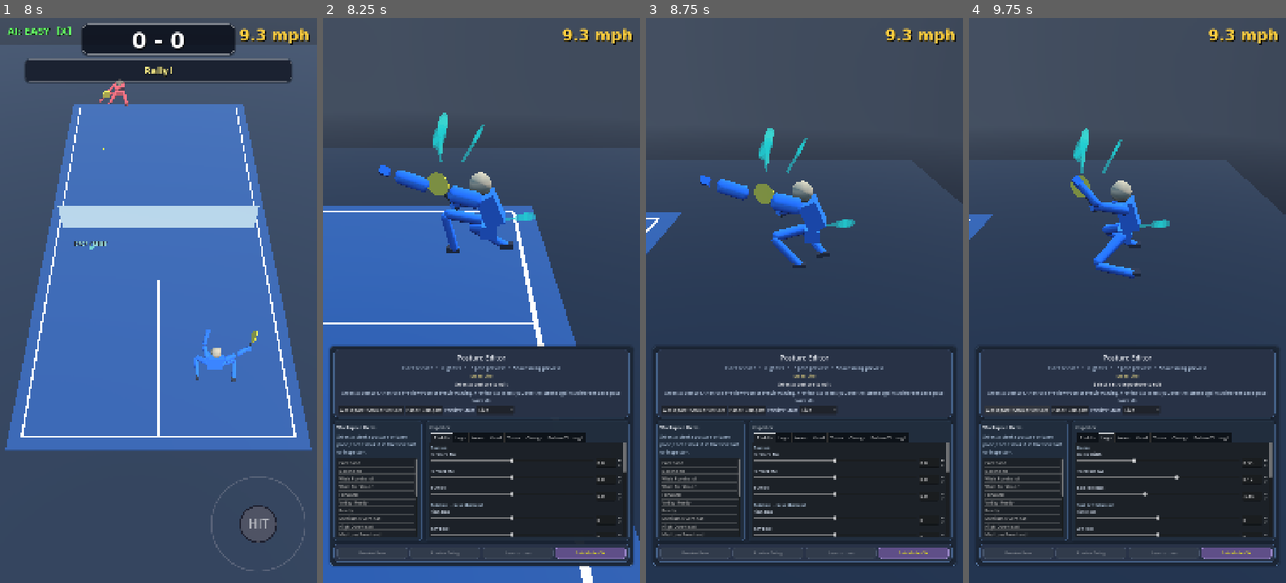
Above: before the commit, frames 1-4 (left to right).
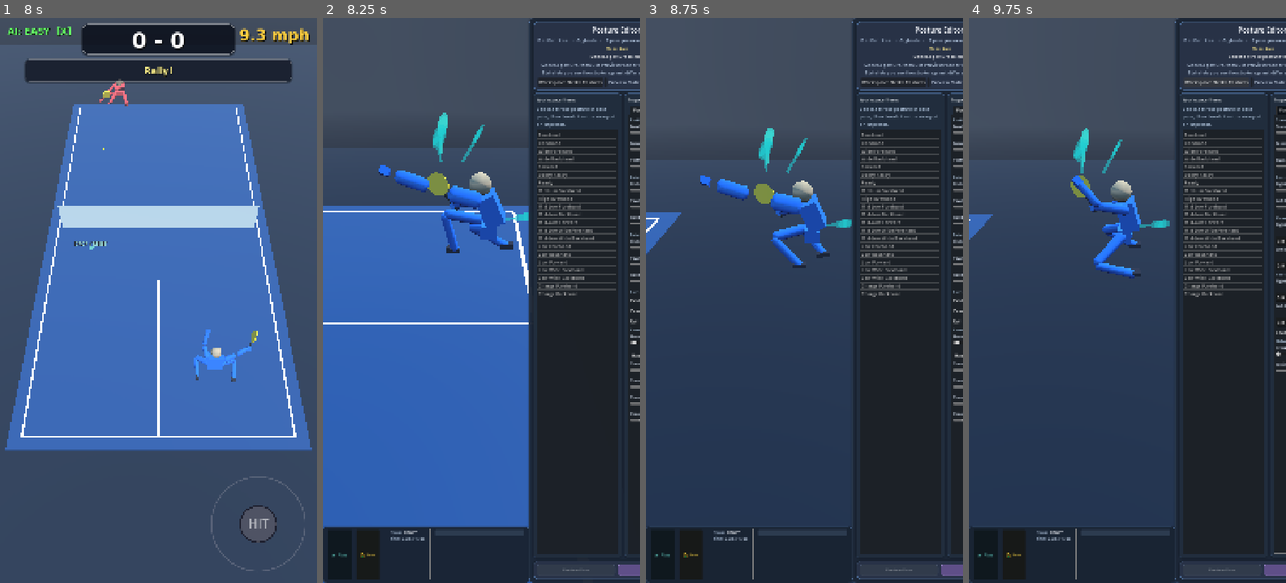
Above: after the commit, the same moments.

Repository: pyroboy/pickleball-godot
Game: Godot game, scene res://scenes/game.tscn
Two runs of this game, one before a commit and one after it. Both use one fixed random seed, a clock stepped at 60 frames per second and the inputs below.
Inputs (mouse positions are in pixels of both pictures, inside the frame that each line leads up to):
- Up to frame 1 (8 s): tap Enter at 0.5 s; move the mouse to (228, 272) at 0.52 s; hold D (move_right) 0.53-1.25 s; hold T 0.53-1.25 s; click (228, 272) at 0.67 s; tap Space (ui_accept) at 0.77, 1.07, 3.77, 4.07, 6.77, 7.07 s; drag from (95, 328) to (142, 413) at 1.27 s; move the mouse to (190, 176) at 2.02 s; hold D (move_right) 2.03-2.75 s; tap 7 at 2.1 s; drag from (142, 413) to (63, 215) at 2.77 s; move the mouse to (253, 385) at 3.52 s; hold A (move_left) 3.53-4.25 s; tap Y at 3.6 s; drag from (63, 215) to (110, 159) at 4.27 s; move the mouse to (174, 300) at 5.02 s; hold S (move_down) 5.03-5.75 s; tap I at 5.1 s; click (174, 300) at 5.17 s; drag from (110, 159) to (95, 328) at 5.77 s; move the mouse to (228, 272) at 6.52 s; hold W (move_up) 6.53-7.25 s; hold O 6.53-7.25 s; drag from (95, 328) to (142, 413) at 7.27 s
- Up to frame 2 (8.25 s): tap Space (ui_accept) at 8 s; move the mouse to (513, 176) at 8.02 s; hold S (move_down) from 8.03 s (still down); hold E from 8.03 s (still down)
- Up to frame 3 (8.75 s): keep holding S (move_down); keep holding E
- Up to frame 4 (9.75 s): release S (move_down) at 8.75 s; release E at 8.75 s; click "Workspace: Stroke Postures" at 8.75 s; click "Workspace: Base Poses" at 9.5 s

Frame 1 is identical in both runs. In frame 2, 48% of the frame differs, in the area x 0-100%, y 0-100%; in frame 3, 36%; in frame 4, 35%.

Commit message:
feat: transport bar as sibling of posture editor, shown/hidden with E toggle
- Extract transport bar as sibling of posture_editor_ui on canvas (not child)
  so it can span viewport 0.0-0.65 independently of the editor's 0.65-0.98 space
- Transport bar hidden at game startup; shown only when posture editor opens (E key)
- Add get_total_duration() to TransitionPlayer and fix tp.has() bug in _update_transport_ui
- Fix _resize_transport_bar: remove duplicate UI building code, fix CanvasLayer type cast
- Right-side posture editor panel (0.65-0.98 anchors) now persistent, not overridden

Diff:
--- a/scripts/game.gd
+++ b/scripts/game.gd
@@ -101,6 +101,7 @@
 
 # ── Reaction button ──────────────────────────────────────────────────────────
 var posture_editor_ui
+var _transport_bar: Control
 var reaction_button
 var _in_slow_mo: bool = false
 
@@ -415,6 +416,12 @@
 	canvas.add_child(posture_editor_ui)
 	if player_left:
 		posture_editor_ui.set_player(player_left)
+
+	# Transport bar — sibling of posture_editor_ui on canvas (spans viewport 0.0-0.65)
+	# Hidden by default; shown only when posture editor is open.
+	_transport_bar = posture_editor_ui.build_transport_bar()
+	_transport_bar.visible = false
+	canvas.add_child(_transport_bar)
 
 	# Sound tune panel — created via game_sound_tune subsystem
 	# (called after _setup_subsystems so game_sound_tune is initialized)
@@ -855,6 +862,8 @@
 		reaction_button.visible = false
 	if player_left and player_left.posture:
 		player_left.posture.set_ghosts_visible(true)
+	if _transport_bar:
+		_transport_bar.visible = true
 	_expand_window_for_editor()
 	if camera_rig != null and camera_rig.camera != null:
 		_editor_previous_camera_mode = camera_rig.orbit_mode
@@ -871,6 +880,8 @@
 		scoreboard_ui.show_all_hud()
 	if player_left and player_left.posture:
 		player_left.posture.set_ghosts_visible(debug_visuals_visible)
+	if _transport_bar:
+		_transport_bar.visible = false
 	_restore_window_after_editor()
 	if camera_rig != null and camera_rig.camera != null:
 		camera_rig.orbit_mode = _editor_previous_camera_mode
--- a/scripts/posture_editor/transition_player.gd
+++ b/scripts/posture_editor/transition_player.gd
@@ -116,6 +116,9 @@
 		accumulated += phase_durations[phase]
 	return 1.0
 
+func get_total_duration() -> float:
+	return _total_duration
+
 func is_playing() -> bool:
 	return _playing
 
--- a/scripts/posture_editor_ui.gd
+++ b/scripts/posture_editor_ui.gd
@@ -73,16 +73,24 @@
 # Transition player (Wave 4)
 var _transition_player = null
 
+# Transport bar (Wave 5)
+var _transport_bar: Control
+var _transport_play_btn: Button
+var _transport_save_btn: Button
+var _transport_phase_label: Label
+var _transport_time_label: Label
+var _transport_progress: ProgressBar
+
 func _init() -> void:
 	_library = load("res://scripts/posture_library.gd").new()
 	_base_pose_library = load("res://scripts/base_pose_library.gd").new()
 
 func _ready() -> void:
-	# Bottom-docked editor sheet so the player stays visible above the controls.
-	anchor_left = 0.02
+	# Right-side editor sheet so the player stays visible on the left.
+	anchor_left = 0.65
 	anchor_right = 0.98
-	anchor_top = 0.58
-	anchor_bottom = 0.97
+	anchor_top = 0.0
+	anchor_bottom = 1.0
 	offset_left = 0.0
 	offset_top = 0.0
 	offset_right = 0.0
@@ -308,7 +316,7 @@
 	footer_margin.add_theme_constant_override("margin_bottom", 10)
 	footer.add_child(footer_margin)
 
-	# Bottom buttons
+	# Bottom buttons row (Preview Pose and Solo Mode only — Play/Save moved to transport bar)
 	var hbox := HBoxContainer.new()
 	hbox.add_theme_constant_override("separation", 8)
 	footer_margin.add_child(hbox)
@@ -320,20 +328,6 @@
 	_style_action_button(_trigger_pose_button, Color(0.33, 0.54, 0.76))
 	hbox.add_child(_trigger_pose_button)
 
-	_transition_button = Button.new()
-	_transition_button.text = "Preview Swing"
-	_transition_button.pressed.connect(_on_play_transition)
-	_transition_button.disabled = true
-	_style_action_button(_transition_button, Color(0.31, 0.64, 0.62))
-	hbox.add_child(_transition_button)
-
-	_save_button = Button.new()
-	_save_button.text = "Save to .tres"
-	_save_button.pressed.connect(_on_save)
-	_save_button.disabled = true
-	_style_action_button(_save_button, Color(0.86, 0.73, 0.25), true)
-	hbox.add_child(_save_button)
-
 	_solo_mode_button = Button.new()
 	_solo_mode_button.text = "Solo Mode: ON"
 	_solo_mode_button.pressed.connect(_on_toggle_solo_mode)
@@ -343,7 +337,172 @@
 	_big_save_button = null
 	_update_save_button_state()
 	_update_workspace_ui()
-	_apply_layout_preset()
+	# NOTE: right-side anchors (0.65-0.98) are set above in _ready().
+	# _apply_layout_preset() is NOT called here — it's only for the old
+	# bottom-docked HALF/WIDE presets triggered by the layout button.
+	# Transport bar is built by _build_transport_bar() and added to the
+	# canvas as a sibling of posture_editor_ui by game.gd.
+
+## Builds the transport bar Control and returns it.
+## Called by game.gd after posture_editor_ui is added to the canvas.
+## The bar spans the LEFT 65% of the FULL viewport, bottom-aligned.
+func build_transport_bar() -> Control:
+	_transport_bar = Control.new()
+	_transport_bar.name = "TransportBar"
+	_transport_bar.anchor_left = 0.0
+	_transport_bar.anchor_right = 1.0
+	_transport_bar.anchor_top = 0.0
+	_transport_bar.anchor_bottom = 1.0
+	_transport_bar.offset_left = 0
+	_transport_bar.offset_top = 0
+	_transport_bar.offset_right = 0
+	_transport_bar.offset_bottom = 0
+	_transport_bar.z_index = 10
+	_transport_bar.tree_entered.connect(_on_transport_bar_tree_entered)
+	return _transport_bar
+
+func _on_transport_bar_tree_entered() -> void:
+	# Build UI and set size once we have access to the parent viewport size.
+	await get_tree().process_frame
+	_build_transport_bar_ui()
+	_resize_transport_bar()
+
+func _build_transport_bar_ui() -> void:
+	if not _transport_bar:
+		return
+
+	var transport_panel := PanelContainer.new()
+	transport_panel.anchor_right = 1.0
+	transport_panel.anchor_bottom = 1.0
+	transport_panel.add_theme_stylebox_override("panel", _make_panel_style(Color(0.10, 0.14, 0.20, 0.97), Color(0.28, 0.40, 0.56, 0.95), 12))
+	_transport_bar.add_child(transport_panel)
+
+	var transport_m := MarginContainer.new()
+	transport_m.anchor_right = 1.0
+	transport_m.anchor_bottom = 1.0
+	transport_m.add_theme_constant_override("margin_left", 16)
+	transport_m.add_theme_constant_override("margin_right", 16)
+	transport_m.add_theme_constant_override("margin_top", 10)
+	transport_m.add_theme_constant_override("margin_bottom", 10)
+	transport_panel.add_child(transport_m)
+
+	var transport_hbox := HBoxContainer.new()
+	transport_hbox.add_theme_constant_override("separation", 16)
+	transport_m.add_child(transport_hbox)
+
+	# Play / Stop button
+	_transport_play_btn = Button.new()
+	_transport_play_btn.custom_minimum_size = Vector2(80, 44)
+	_transport_play_btn.text = "▶ Play"
+	_transport_play_btn.pressed.connect(_on_transport_play)
+	_transport_play_btn.add_theme_font_size_override("font_size", 16)
+	_transport_play_btn.modulate = Color(0.31, 0.64, 0.62)
+	transport_hbox.add_child(_transport_play_btn)
+
+	# Save button
+	_transport_save_btn = Button.new()
+	_transport_save_btn.custom_minimum_size = Vector2(80, 44)
+	_transport_save_btn.text = "💾 Save"
+	_transport_save_btn.pressed.connect(_on_save)
+	_transport_save_btn.add_theme_font_size_override("font_size", 14)
+	_transport_save_btn.modulate = Color(0.86, 0.73, 0.25)
+	transport_hbox.add_child(_transport_save_btn)
+
+	# Phase separator
+	var sep := VSeparator.new()
+	sep.custom_minimum_size = Vector2(2, 30)
+	transport_hbox.add_child(sep)
+
+	# Phase + time labels
+	var phase_vbox := VBoxContainer.new()
+	phase_vbox.add_theme_constant_override("separation", 4)
+	transport_hbox.add_child(phase_vbox)
+
+	var phase_row := HBoxContainer.new()
+	phase_row.add_theme_constant_override("separation", 8)
+	phase_vbox.add_child(phase_row)
+
+	var phase_title := Label.new()
+	phase_title.text = "Phase:"
+	phase_title.modulate = Color(0.72, 0.80, 0.90)
+	phase_title.add_theme_font_size_override("font_size", 12)
+	phase_row.add_child(phase_title)
+
+	_transport_phase_label = Label.new()
+	_transport_phase_label.text = "READY"
+	_transport_phase_label.modulate = Color(0.97, 0.98, 1.0)
+	_transport_phase_label.add_theme_font_size_override("font_size", 13)
+	phase_row.add_child(_transport_phase_label)
+
+	var time_row := HBoxContainer.new()
+	time_row.add_theme_constant_override("separation", 8)
+	phase_vbox.add_child(time_row)
+
+	var time_title := Label.new()
+	time_title.text = "Time:"
+	time_title.modulate = Color(0.72, 0.80, 0.90)
+	time_title.add_theme_font_size_override("font_size", 12)
+	time_row.add_child(time_title)
+
+	_transport_time_label = Label.new()
+	_transport_time_label.text = "0.00s / 1.10s"
+	_transport_time_label.modulate = Color(0.85, 0.92, 1.0)
+	_transport_time_label.add_theme_font_size_override("font_size", 13)
+	time_row.add_child(_transport_time_label)
+
+	# Timeline progress bar
+	var timeline_sep := VSeparator.new()
+	timeline_sep.custom_minimum_size = Vector2(2, 30)
+	transport_hbox.add_child(timeline_sep)
+
+	_transport_progress = ProgressBar.new()
+	_transport_progress.size_flags_horizontal = Control.SIZE_EXPAND_FILL
+	_transport_progress.custom_minimum_size = Vector2(200, 20)
+	_transport_progress.step = 0.01
+	_transport_progress.show_percentage = false
+	_transport_progress.max_value = 1.0
+	_transport_progress.value = 0.0
+	var prog_style := StyleBoxFlat.new()
+	prog_style.bg_color = Color(0.18, 0.24, 0.32, 0.9)
+	prog_style.corner_radius_top_left = 4
+	prog_style.corner_radius_top_right = 4
+	prog_style.corner_radius_bottom_left = 4
+	prog_style.corner_radius_bottom_right = 4
+	_transport_progress.add_theme_stylebox_override("background", prog_style)
+	var fg_style := StyleBoxFlat.new()
+	fg_style.bg_color = Color(0.31, 0.64, 0.62, 0.9)
+	fg_style.corner_radius_top_left = 4
+	fg_style.corner_radius_top_right = 4
+	fg_style.corner_radius_bottom_left = 4
+	fg_style.corner_radius_bottom_right = 4
+	_transport_progress.add_theme_stylebox_override("fill", fg_style)
+	transport_hbox.add_child(_transport_progress)
+
+	_connect_transport_signals()
+
+## Positions the transport bar to span the LEFT 65% of the full viewport,
+## bottom-aligned (y: 0.90 → 1.0). Called after _build_transport_bar_ui().
+func _resize_transport_bar() -> void:
+	if not _transport_bar:
+		return
+	# Horizontal: span from viewport x=0 to x=0.65*W
+	_transport_bar.anchor_left = 0.0
+	_transport_bar.anchor_right = 0.65
+	_transport_bar.offset_left = 0
+	_transport_bar.offset_right = 0
+	# Vertical: bottom 10% of viewport
+	_transport_bar.anchor_top = 0.90
+	_transport_bar.anchor_bottom = 1.0
+	_transport_bar.offset_top = 0
+	_transport_bar.offset_bottom = 0
+	_transport_bar.z_index = 10
+
+func _connect_transport_signals() -> void:
+	if _transition_player:
+		_transition_player.playback_started.connect(_on_transport_playback_started)
+		_transition_player.playback_stopped.connect(_on_transport_playback_stopped)
+		_transition_player.playback_finished.connect(_on_transport_playback_finished)
+		_transition_player.phase_changed.connect(_on_transport_phase_changed)
 
 func _populate_posture_list() -> void:
 	_posture_list.clear()
@@ -550,7 +709,8 @@
 				if first_body_tab >= 0:
 					_tab_container.current_tab = first_body_tab
 	_populate_posture_list()
-	_transition_button.disabled = _is_base_pose_mode() or _current_def == null
+	if _transition_button:
+		_transition_button.disabled = _is_base_pose_mode() or _current_def == null
 	_update_mode_ui()
 
 func _on_posture_selected(index: int) -> void:
@@ -569,8 +729,10 @@
 	_status_label.text = "Selected: %s (ID: %d)" % [_current_display_name(), _current_id]
 	_populate_properties()
 	_trigger_pose_button.disabled = false
-	_transition_button.disabled = _is_base_pose_mode()
-	_save_button.disabled = false
+	if _transition_button:
+		_transition_button.disabled = _is_base_pose_mode()
+	if _save_button:
+		_save_button.disabled = false
 
 	_update_active_gizmos()
 
@@ -644,6 +806,7 @@
 		_transition_player.playback_started.connect(_on_transition_preview_started)
 		_transition_player.playback_stopped.connect(_on_transition_preview_ended)
 		_transition_player.playback_finished.connect(_on_transition_preview_ended)
+		_connect_transport_signals()
 
 	var ready_def = _contextualize_posture_for_preview(_library.get_def(READY_POSTURE_ID))
 	var charge_def = _contextualize_posture_for_preview(_build_charge_preview_def(_current_def))
@@ -677,6 +840,58 @@
 		_transition_player.play()
 		_status_label.text = "Previewing swing for %s" % _current_display_name()
 	_update_mode_ui()
+
+# ── Transport bar callbacks (Wave 5) ──────────────────────────────────────────
+
+func _on_transport_play() -> void:
+	# Delegate to the existing swing preview logic
+	_on_play_transition()
+
+func _on_transport_playback_started() -> void:
+	if _transport_play_btn:
+		_transport_play_btn.text = "⏸ Pause"
+	_update_transport_ui()
+
+func _on_transport_playback_stopped() -> void:
+	if _transport_play_btn:
+		_transport_play_btn.text = "▶ Play"
+	_update_transport_ui()
+
+func _on_transport_playback_finished() -> void:
+	if _transport_play_btn:
+		_transport_play_btn.text = "▶ Play"
+	if _transport_phase_label:
+		_transport_phase_label.text = "READY"
+	if _transport_time_label:
+		_transport_time_label.text = "0.00s / %.2fs" % 1.1
+	if _transport_progress:
+		_transport_progress.value = 0.0
+
+func _on_transport_phase_changed(_new_phase: int) -> void:
+	_update_transport_ui()
+
+func _update_transport_ui() -> void:
+	if not _transition_player:
+		return
+	var tp: TransitionPlayer = _transition_player as TransitionPlayer
+	var phase: TransitionPlayer.Phase = tp.get_current_phase()
+	var phase_idx: int = phase as int
+	var phase_name := ""
+	match phase_idx:
+		0: phase_name = "CHARGE"
+		1: phase_name = "CONTACT"
+		2: phase_name = "FOLLOW_THROUGH"
+		3: phase_name = "SETTLE"
+		4: phase_name = "READY"
+		_: phase_name = "?"
+	if _transport_phase_label:
+		_transport_phase_label.text = phase_name
+	var total_dur: float = tp.get_total_duration()
+	var current_time: float = tp.get_total_progress() * total_dur
+	if _transport_time_label:
+		_transport_time_label.text = "%.2fs / %.2fs" % [current_time, total_dur]
+	if _transport_progress:
+		_transport_progress.value = tp.get_total_progress()
 
 func _on_save() -> void:
 	var path: String = ""
@@ -721,8 +936,10 @@
 		_restore_live_posture_from_editor()
 	_set_dirty(false)
 	_trigger_pose_button.disabled = true
-	_transition_button.disabled = true
-	_save_button.disabled = true
+	if _transition_button:
+		_transition_button.disabled = true
+	if _save_button:
+		_save_button.disabled = true
 	_status_label.text = "Select a %s to edit" % ("base pose" if _is_base_pose_mode() else "stroke posture")
 	_update_active_gizmos()
 	_update_workspace_ui()
